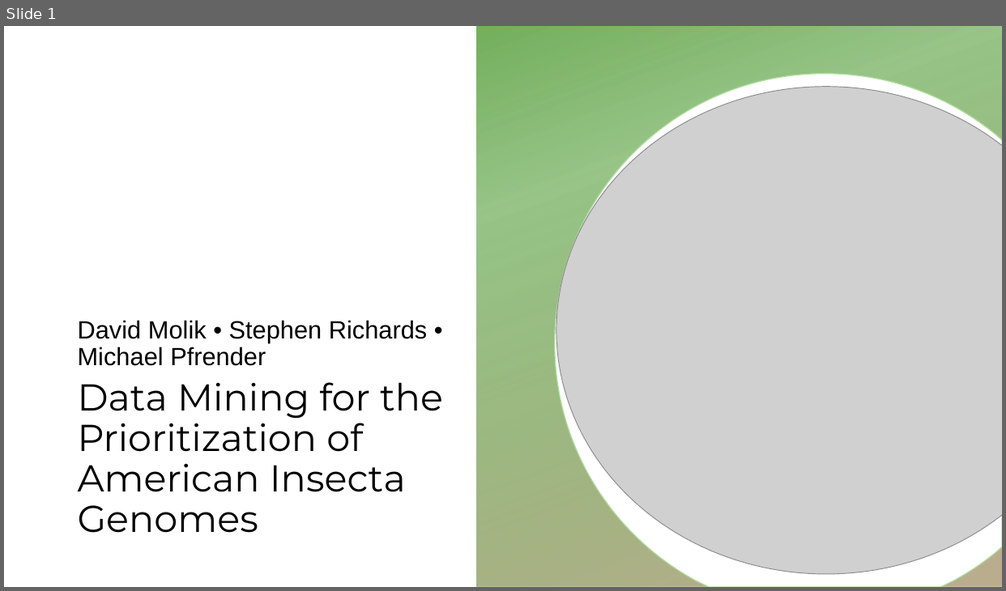
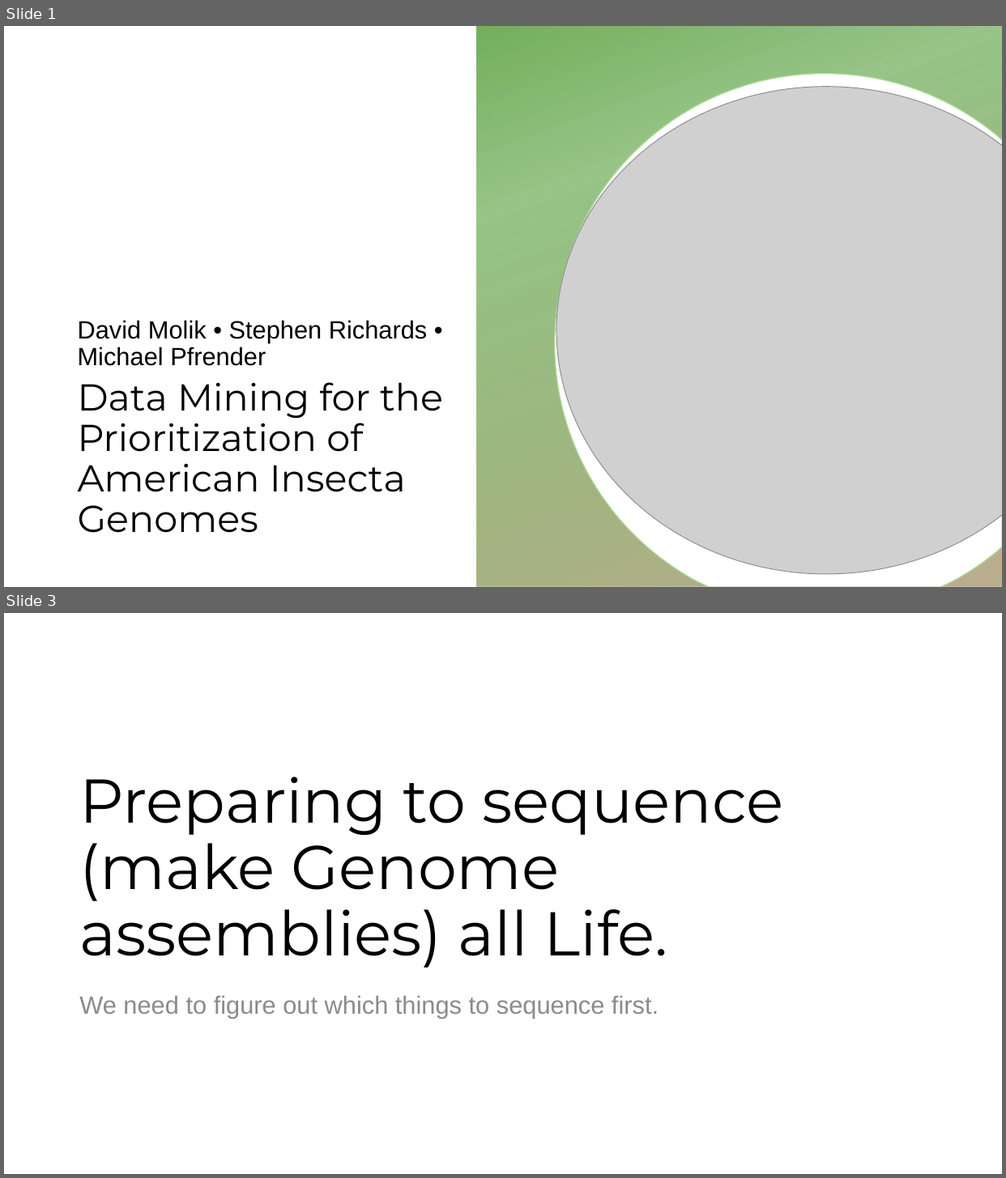
Before and after one commit to molikd/SearchPrioritize, a slide deck: Entomology_Outline.pptx. Shown one above the other, each under a label of ours: slide 1 before the commit, slides 1 and 3 after it; the slides between them are not shown. The pictures are 1006x591 and 1006x1178 pixels, drawn with LibreOffice and Linux fonts; fonts in the diff are those of the drawing; grey boxes stand for pictures; background and template pictures are left out. Boxes give left, top, right and bottom in pixels: in the first picture for what was removed or moved away, otherwise in the second. Text is boxed around its words. In the diff, an @@ line names an element or a change of style, - is before the commit and + after.

```diff
--- a/Entomology_Outline.pptx
+++ b/Entomology_Outline.pptx
@@ slide 3 added at bbox=[4, 613, 1002, 1174], background #FFFFFF @@
@@ title added at bbox=[79, 777, 783, 968], 59.4 pt, text #000000 @@
+Preparing to sequence (make Genome assemblies) all Life.
@@ text added at bbox=[79, 996, 658, 1018], 24 pt, text #8C8C8C @@
+We need to figure out which things to sequence first.
```
Also in this commit, not shown: 4 slides changed, 14 other slides added, 15 other files.
